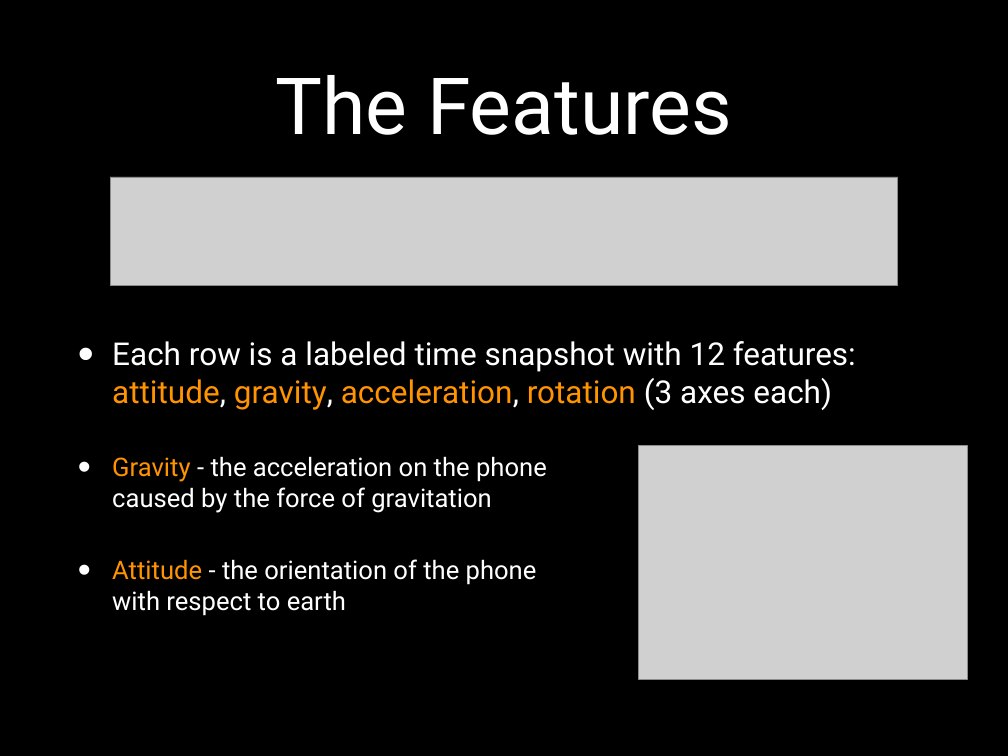
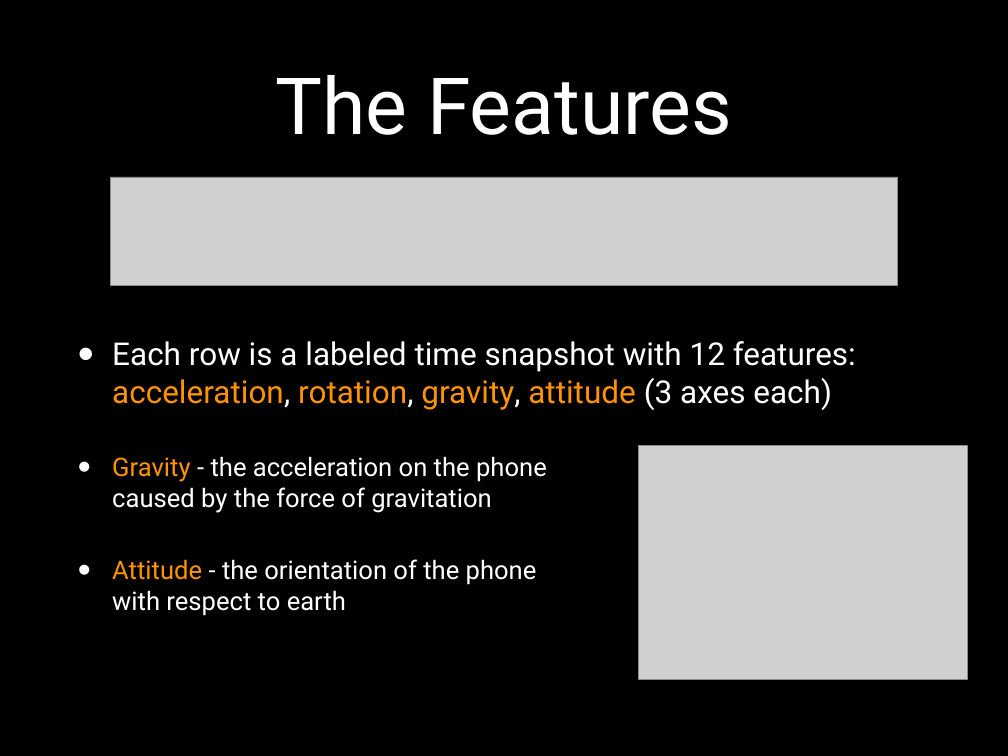
Before and after one commit to idocal/motionsense, a slide deck: slide 4 of MotionSenese/Presentation1.pptx. Drawn at 1008x756 pixels with LibreOffice and Linux fonts; fonts in the diff are those of the drawing; grey boxes stand for pictures; background and template pictures are left out. Boxes give left, top, right and bottom in pixels: in the first picture for what was removed or moved away, otherwise in the second. Text is boxed around its words. In the diff, an @@ line names an element or a change of style, - is before the commit and + after.

Commit message:
Features slide slightly updated

```diff
--- a/MotionSenese/Presentation1.pptx
+++ b/MotionSenese/Presentation1.pptx
@@ text at bbox=[112, 341, 856, 410]: text changed @@
-• Each row is a labeled time snapshot with 12 features: attitude, gravity, acceleration, rotation (3 axes each)
+• Each row is a labeled time snapshot with 12 features: acceleration, rotation, gravity, attitude (3 axes each)
```
Also in this commit, not shown: 1 other file.
